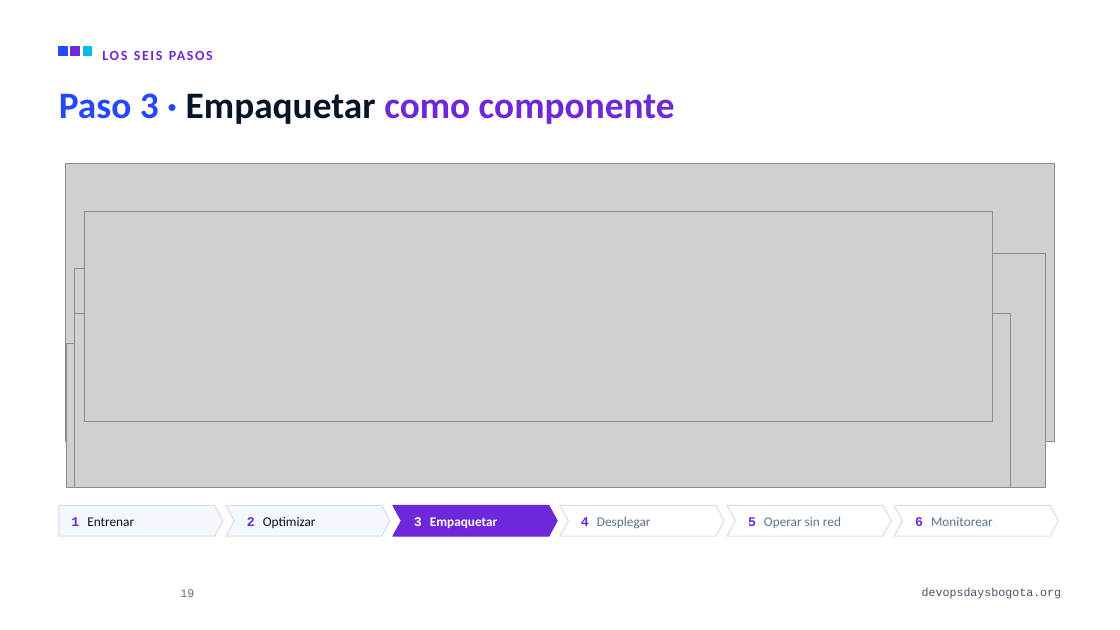
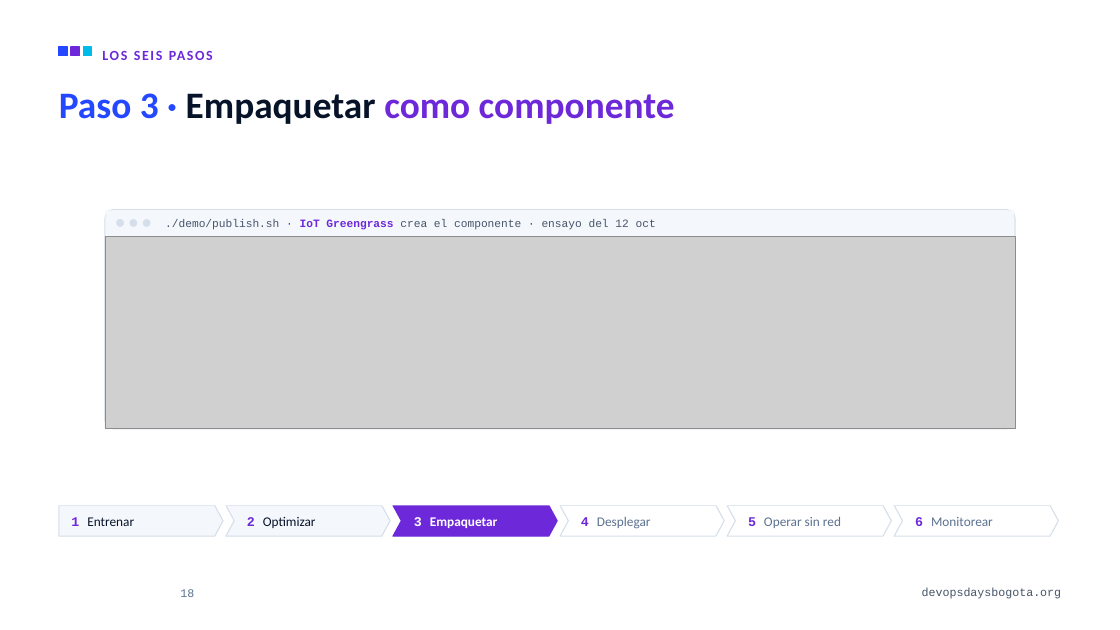
Before and after one commit to alejandro945/mlops-a-ciegas, a slide deck: slide 18 of talk/MLOps-a-ciegas-DevOpsDays-Bogota-2026.pptx (slide 19 before the commit). Drawn at 1120x630 pixels with LibreOffice and Linux fonts; fonts in the diff are those of the drawing; grey boxes stand for pictures; background and template pictures are left out. Boxes give left, top, right and bottom in pixels: in the first picture for what was removed or moved away, otherwise in the second. Text is boxed around its words. In the diff, an @@ line names an element or a change of style, - is before the commit and + after.

```diff
--- a/talk/MLOps-a-ciegas-DevOpsDays-Bogota-2026.pptx
+++ b/talk/MLOps-a-ciegas-DevOpsDays-Bogota-2026.pptx
@@ picture removed at box(66, 163, 1055, 442) @@
@@ picture: place and size @@
-picture at box(84, 212, 992, 421)
+picture at box(105, 236, 1015, 429)
@@ group added at box(0, 133, 1120, 505): 4 rounded rectangles, 2 rectangles, 1 text @@
+./demo/publish.sh · IoT Greengrass crea el componente · ensayo del 12 oct
@@ picture removed at box(74, 268, 763, 488) @@
@@ picture removed at box(313, 253, 1046, 488) @@
@@ picture removed at box(74, 313, 1010, 488) @@
@@ picture removed at box(66, 344, 1046, 488) @@
```
Also in this commit, not shown: 8 other slides changed, 2 slides added, 3 slides removed, 15 other files.
